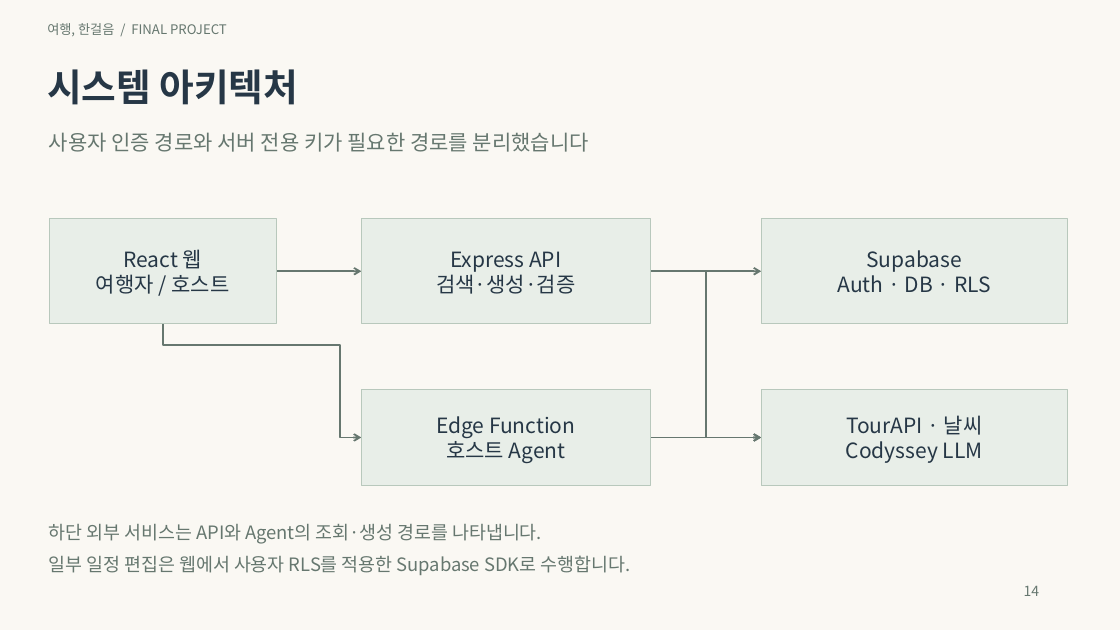
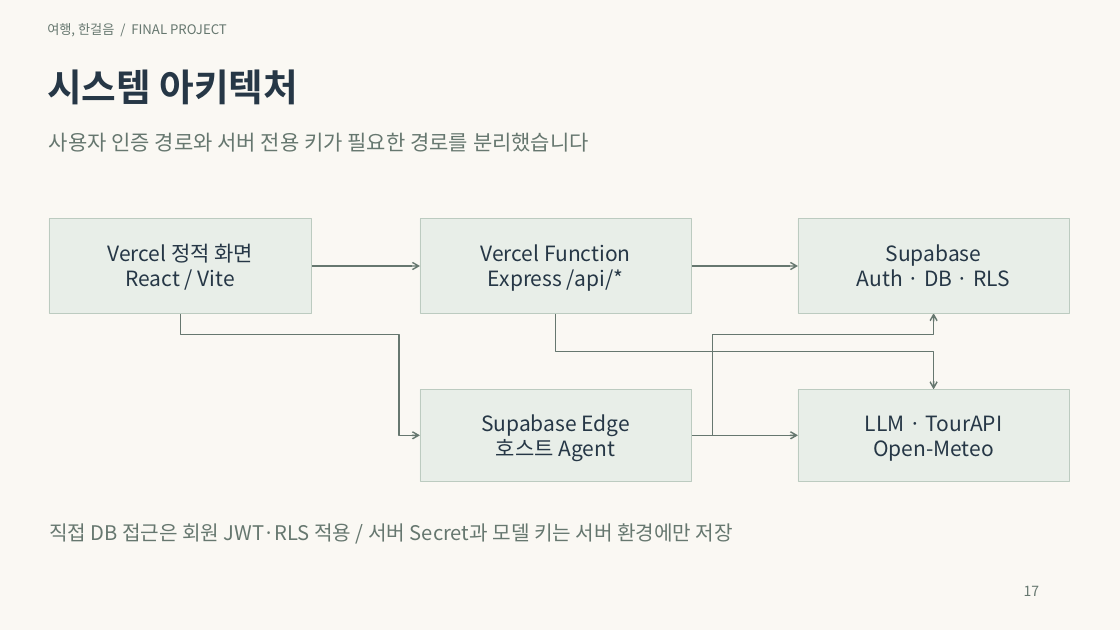
Before and after one commit to inyoung7-lab/AI-Travel-Planner, a slide deck: slide 17 of deliverables/final-project-20261025/04_프로젝트_기획발표.pptx (slide 14 before the commit). Drawn at 1120x630 pixels with LibreOffice and Linux fonts; fonts in the diff are those of the drawing. Boxes give left, top, right and bottom in pixels: in the first picture for what was removed or moved away, otherwise in the second. Text is boxed around its words. In the diff, an @@ line names an element or a change of style, - is before the commit and + after.

Commit message:
docs: refine final presentation, full database design and Vercel setup

```diff
--- a/deliverables/final-project-20261025/04_프로젝트_기획발표.pptx
+++ b/deliverables/final-project-20261025/04_프로젝트_기획발표.pptx
@@ rectangle removed at box(49, 218, 276, 323) @@
-React 웹
-여행자 / 호스트
@@ rectangle added at box(49, 218, 311, 313), fill #E8EEE8, outline #BCCBC0 0.75 pt, 18 pt, text #263746 @@
+Vercel 정적 화면
+React / Vite
@@ outline #B8C8BC 0.75 pt to #BCCBC0 0.75 pt in 3 elements at box(798, 218, 1070, 313), box(420, 390, 691, 481), box(420, 218, 691, 313) @@
@@ rectangle "Vercel Function": place and size @@
-rectangle "Vercel Function" at box(361, 218, 650, 323)
+rectangle "Vercel Function" at box(420, 218, 691, 313)
@@ rectangle "Supabase": place and size @@
-rectangle "Supabase" at box(761, 218, 1068, 323)
+rectangle "Supabase" at box(798, 218, 1070, 313)
@@ arrow moved from (276, 271) - (361, 271) to (312, 266) - (420, 266) @@
@@ arrow (312, 266) - (420, 266): stroke #66776F 1.5 pt to #66776F 1.2 pt @@
@@ text in rectangle at box(480, 244, 630, 291): text changed @@
-Express API
-검색·생성·검증
+Vercel Function
+Express /api/*
@@ arrow moved from (650, 271) - (761, 271) to (691, 266) - (798, 266) @@
@@ arrow (691, 266) - (798, 266): stroke #66776F 1.5 pt to #66776F 1.2 pt @@
@@ elbow arrow removed from (650, 271) to (761, 438) @@
@@ elbow arrow moved from (163, 323) - (361, 438) to (181, 313) - (420, 435) @@
@@ elbow arrow (181, 313) - (420, 435): stroke #66776F 1.5 pt to #66776F 1.2 pt @@
@@ elbow arrow added from (555, 313) to (933, 390), #66776F 1.2 pt @@
@@ elbow arrow added from (691, 435) to (933, 313), #66776F 1.2 pt @@
@@ rectangle "Supabase Edge": place and size @@
-rectangle "Supabase Edge" at box(361, 390, 650, 486)
+rectangle "Supabase Edge" at box(420, 390, 691, 481)
@@ text in rectangle at box(481, 414, 630, 436): text changed @@
-Edge Function
+Supabase Edge
@@ rectangle removed at box(761, 390, 1068, 486) @@
-TourAPI · 날씨
-Codyssey LLM
@@ rectangle added at box(798, 390, 1070, 481), fill #E8EEE8, outline #BCCBC0 0.75 pt, 18 pt, text #263746 @@
+LLM · TourAPI
+Open-Meteo
@@ arrow moved from (650, 438) - (761, 438) to (691, 435) - (798, 435) @@
@@ arrow (691, 435) - (798, 435): stroke #66776F 1.5 pt to #66776F 1.2 pt @@
@@ text removed at box(49, 524, 542, 544) @@
-하단 외부 서비스는 API와 Agent의 조회·생성 경로를 나타냅니다.
@@ text added at box(49, 523, 733, 542), 17.2 pt, text #66776F @@
+직접 DB 접근은 회원 JWT·RLS 적용 / 서버 Secret과 모델 키는 서버 환경에만 저장
@@ text removed at box(49, 555, 631, 575) @@
-일부 일정 편집은 웹에서 사용자 RLS를 적용한 Supabase SDK로 수행합니다.
@@ text at box(1024, 586, 1040, 596): text changed @@
-14
+17
```
Also in this commit, not shown: 12 other slides changed, 10 slides added, 43 other files.
